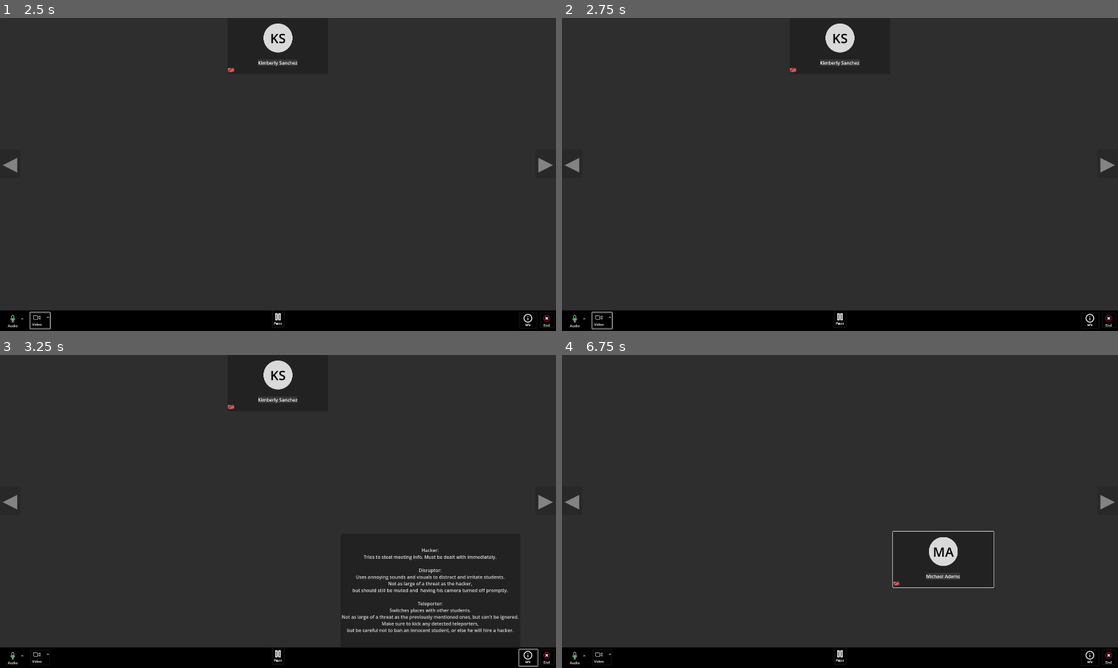
Above: before the commit, frames 1-4 (two rows, left to right).
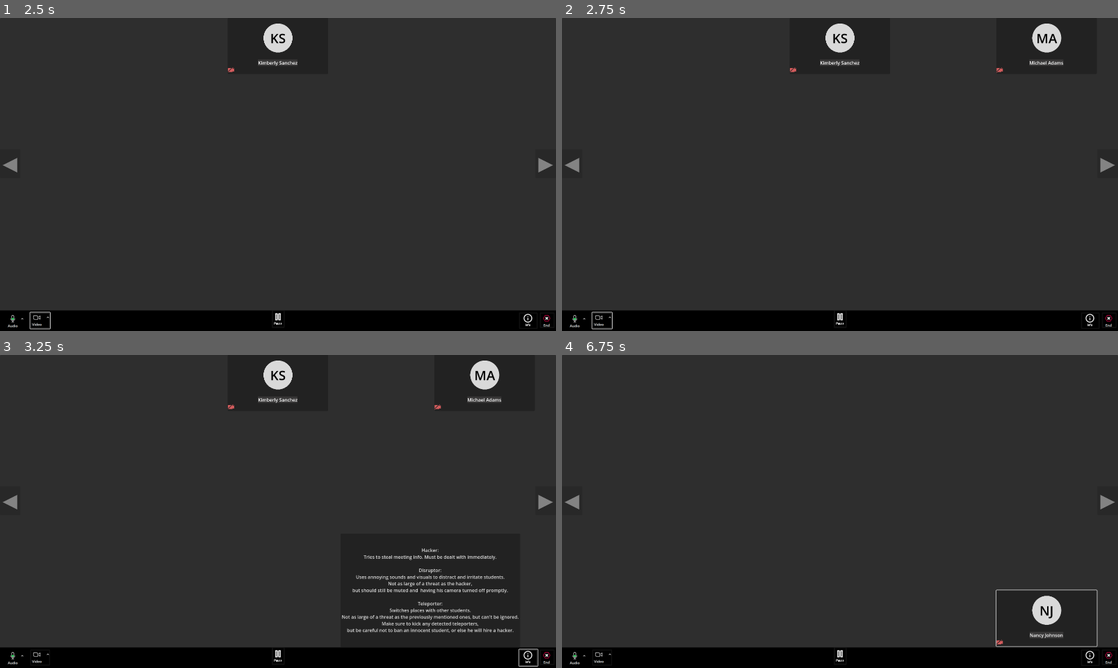
Above: after the commit, the same moments.

Repository: Charles-Dea/zoom-whack-a-mole
Game: Godot game, scene res://Title.tscn
The game is run twice, just before and just after one commit, with the same random seed, the same clock (stepped at 60 frames per second) and the same inputs.
Inputs (mouse positions are in pixels of both pictures, inside the frame that each line leads up to; where the layout moved, square brackets give the same spot in the first picture):
- Up to frame 1 (2.5 s): click "Play Game" at 0.5 s; click (278, 46) at 1.25 s; click (38, 321) at 2 s
- Up to frame 2 (2.75 s): no input
- Up to frame 3 (3.25 s): click (528, 658) at 2.75 s
- Up to frame 4 (6.75 s): click "Hacker: Tries to steal meetin…" at 3.5 s; click (1106, 658) at 4.25 s; click (840, 511) at 5 s; click "Play Game" at 5.75 s; click (1045, 617) [945, 558] at 6.5 s

Frame 1 is identical in both runs. In frame 2, 0.4% of the frame differs, in the area x 78-91%, y 1-18%; in frame 3, 0.4%; in frame 4, 1.2%, in the area x 59-97%, y 56-94%.

Commit message:
changed constants

Diff:
--- a/scripts/Globals.gd
+++ b/scripts/Globals.gd
@@ -3,16 +3,16 @@
 func _ready() -> void:
 	randomize()
 
-const minSpawnFreq: float = 2.0
-const startingMinSpawnFreq: float = 4.0
-const startingMaxSpawnFreq: float = 7.0
+const minSpawnFreq: float = 1.0
+const startingMinSpawnFreq: float = 2.0
+const startingMaxSpawnFreq: float = 3.5
 
-const minSpawnFreqPctChange: float = .01
-const maxSpawnFreqPctChange: float = .05
+const minSpawnFreqPctChange: float = .02
+const maxSpawnFreqPctChange: float = .1
 
-const startingHackerChance: float = .1
-const maxHackerChance: float = .5
-const startingHackerDifficulty: float = .1
+const startingHackerChance: float = .4
+const maxHackerChance: float = 1
+const startingHackerDifficulty: float = .2
 
 const startingUserCountMin: int = 1
 const startingUserCountMax: int = 1
@@ -24,7 +24,7 @@
 func adjustSpawnFreqBy(currentMin: float, currentMax: float, pctStep: float) -> Array[float]:
 	return [currentMin + (minSpawnFreq - currentMin) * pctStep, currentMax + (minSpawnFreq - currentMax) * pctStep]
 
-func load_image(image_name: String="wakeup"):
+func load_image(image_name: String="wakeup.jpg"):
 	return load("res://img/pfp/"+image_name)
 
 func get_zoom_tile(row: int, col: int):
Not shown: 1 places in MainScene.tscn that only renumber resources
